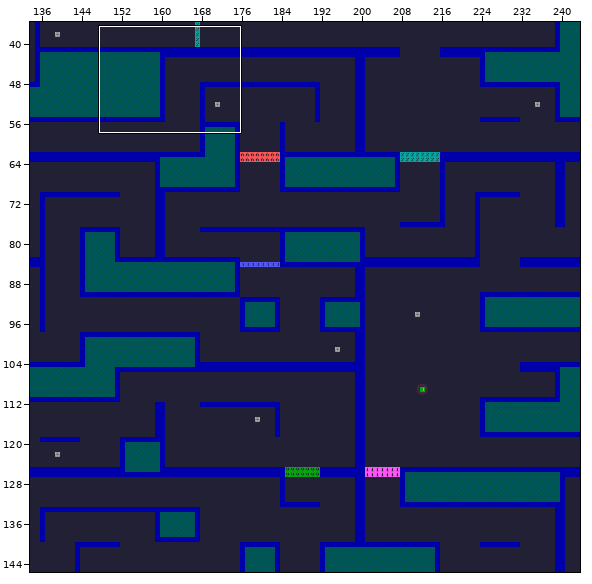
Level history. Tiled map: assets/enigma.tmx. The picture above shows the old version from afar; the outline marks the close-up.
Close-up. Before:
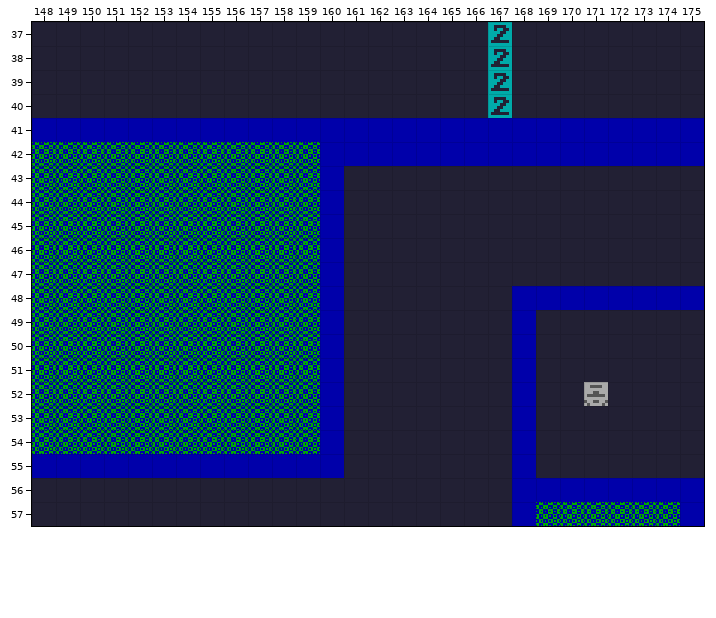
Cells are 16x16 px. Shown: x 148..175, y 37..57. The commit also changed other parts of the map, which this record leaves out.
After the commit:
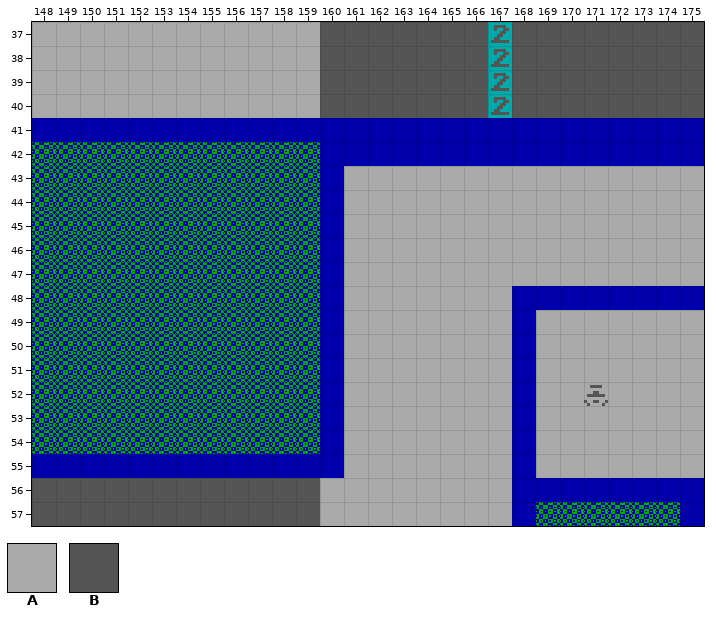
Key: from "tileset": A 3, B 4.
_ is an empty cell, . an unchanged one.
Tiles of an added or newly shown layer are drawn over the layers below it.
Change:
--- layer "background" (now shown)
@@ x 148..175 @@
-37 ____________________________
-38 ____________________________
-39 ____________________________
-40 ____________________________
+37 AAAAAAAAAAAABBBBBBBBBBBBBBBB
+38 AAAAAAAAAAAABBBBBBBBBBBBBBBB
+39 AAAAAAAAAAAABBBBBBBBBBBBBBBB
+40 AAAAAAAAAAAABBBBBBBBBBBBBBBB
@@ x 148..175 @@
-43 ............._______________
-44 ............._______________
-45 ............._______________
-46 ............._______________
-47 ............._______________
-48 ............._______........
-49 ............._______._______
-50 ............._______._______
-51 ............._______._______
-52 ............._______.__.____
-53 ............._______._______
-54 ............._______._______
-55 ............._______._______
-56 ____________________........
-57 ____________________........
+43 .............AAAAAAAAAAAAAAA
+44 .............AAAAAAAAAAAAAAA
+45 .............AAAAAAAAAAAAAAA
+46 .............AAAAAAAAAAAAAAA
+47 .............AAAAAAAAAAAAAAA
+48 .............AAAAAAA........
+49 .............AAAAAAA.AAAAAAA
+50 .............AAAAAAA.AAAAAAA
+51 .............AAAAAAA.AAAAAAA
+52 .............AAAAAAA.AA.AAAA
+53 .............AAAAAAA.AAAAAAA
+54 .............AAAAAAA.AAAAAAA
+55 .............AAAAAAA.AAAAAAA
+56 BBBBBBBBBBBBAAAAAAAA........
+57 BBBBBBBBBBBBAAAAAAAA........
Changed places in both close-ups, as pixel boxes (x1, y1, x2, y2):
added: (32, 22, 704, 118)
added: (32, 166, 704, 526)
